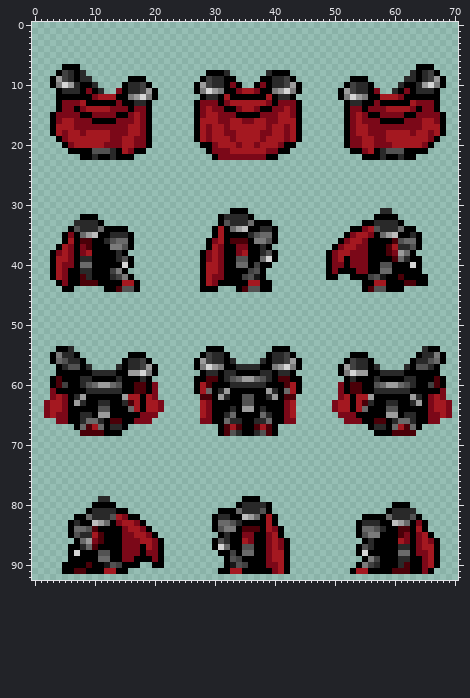
Two versions of one sprite sheet, resources/graphics/item/world/armor_chaos.png. This is how it looked before the edit.
The file is 71x93 pixels.
The result:
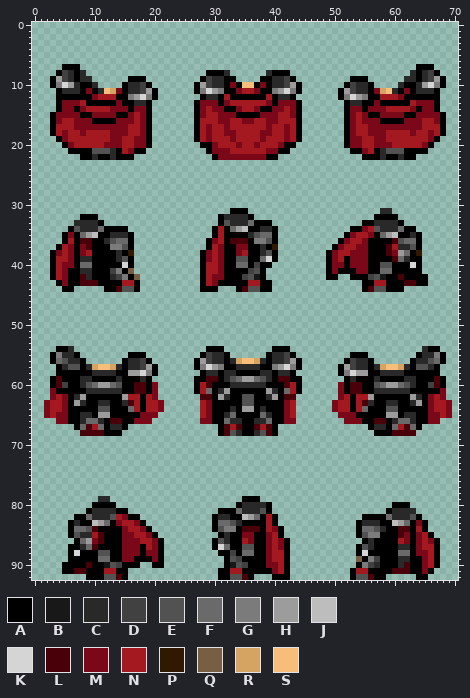
Palette (. is transparent): A #000000  B #181818  C #292929  D #414141  E #525252  F #6a6a6a  G #7b7b7b  H #9c9c9c  J #bdbdbd  K #d5d5d5  L #4a0008  M #7b0818  N #a41820  P #311800  Q #785e43  R #d5a462  S #f6bd7b
Change:
y 10: x 35..36 .. -> SS
y 11: x 12..13 .. -> SR; x 58..59 .. -> RS
y 37: x 40 . -> P
y 38: x 16 . -> P; x 64 . -> P
y 41: x 16 . -> Q
y 42: x 17 . -> Q
y 56: x 34..37 .... -> RSSR
y 57: x 10..13 .... -> RSSR; x 58..61 .... -> RSSR
y 89: x 54 . -> Q
y 92: x 9..15 ....... -> AAAEELA; x 31..36 ...... -> AAEELA; x 40..42 ... -> AAA; x 53..58 ...... -> AEELAA; x 64..65 .. -> AA
